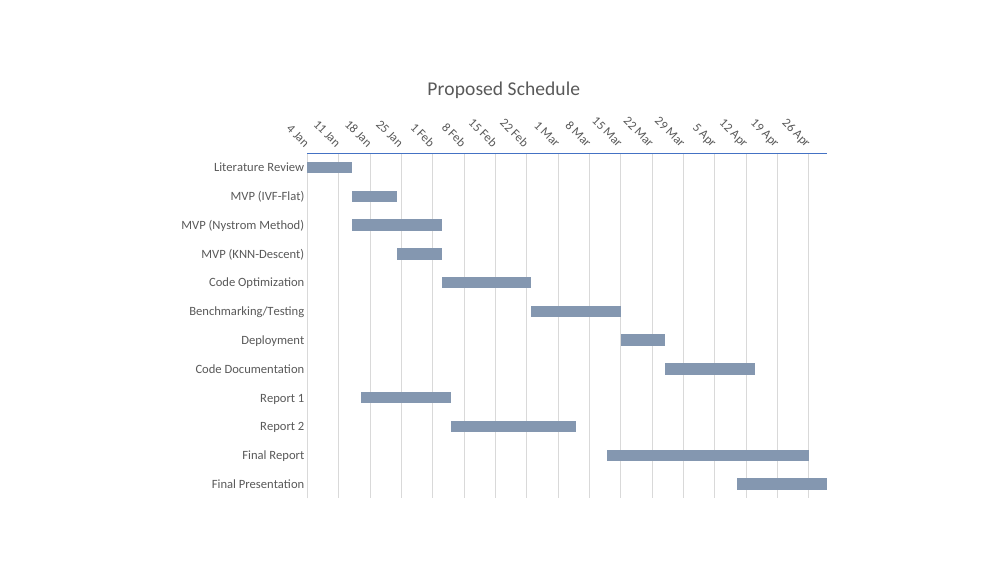
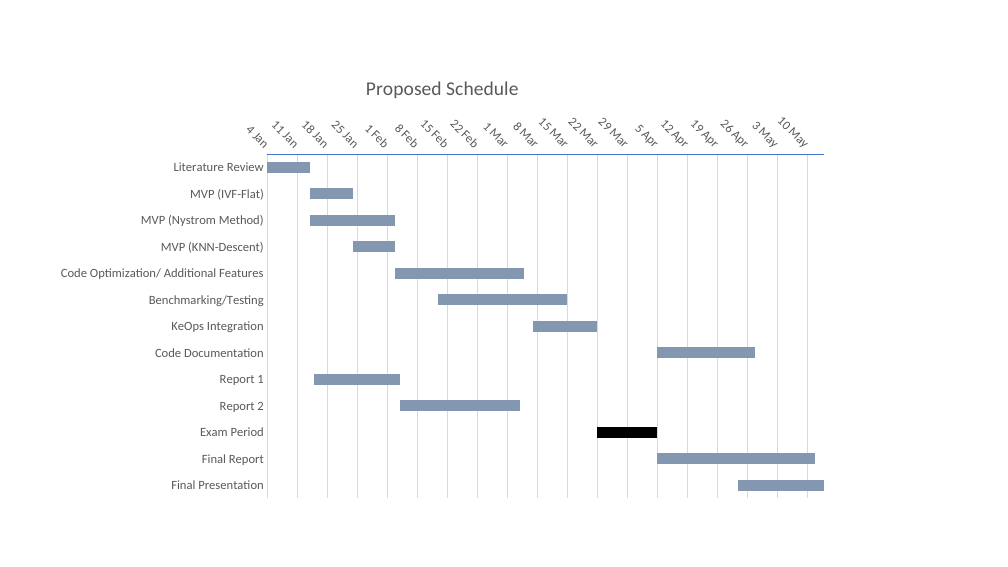
Before and after one commit to huddyyeo/keops_project, a slide deck: slide 1 of Report 1/Schedule.pptx. Drawn at 1008x567 pixels with LibreOffice and Linux fonts; fonts in the diff are those of the drawing. Boxes give left, top, right and bottom in pixels: in the first picture for what was removed or moved away, otherwise in the second. Text is boxed around its words. In the diff, an @@ line names an element or a change of style, - is before the commit and + after.

```diff
--- a/Report 1/Schedule.pptx
+++ b/Report 1/Schedule.pptx
@@ bar stacked chart at box(45, 60, 840, 508) @@
-categories: Literature Review, MVP (IVF-Flat), MVP (Nystrom Method), MVP (KNN-Descent), Code Optimization, Benchmarking/Testing, Deployment, Code Documentation, Report 1, Report 2, Final Report, Final Presentation
+categories: Literature Review, MVP (IVF-Flat), MVP (Nystrom Method), MVP (KNN-Descent), Code Optimization/ Additional Features, Benchmarking/Testing, KeOps Integration, Code Documentation, Report 1, Report 2, Exam Period, Final Report, Final Presentation
-Series 1: 44200, 44210, 44210, 44220, 44230, 44250, 44270, 44280, 44212, 44232, 44267, 44296
+Series 1: 44200, 44210, 44210, 44220, 44230, 44240, 44262, 44291, 44211, 44231, 44277, 44291, 44310
-Series 2: 10, 10, 20, 10, 20, 20, 10, 20, 20, 28, 45, 20
+Series 2: 10, 10, 20, 10, 30, 30, 15, 23, 20, 28, 14, 37, 20
@@ value axis changed @@
@@ bar stacked chart: place and size @@
-bar stacked chart at box(168, 60, 840, 508)
+bar stacked chart at box(45, 60, 840, 508)
```
